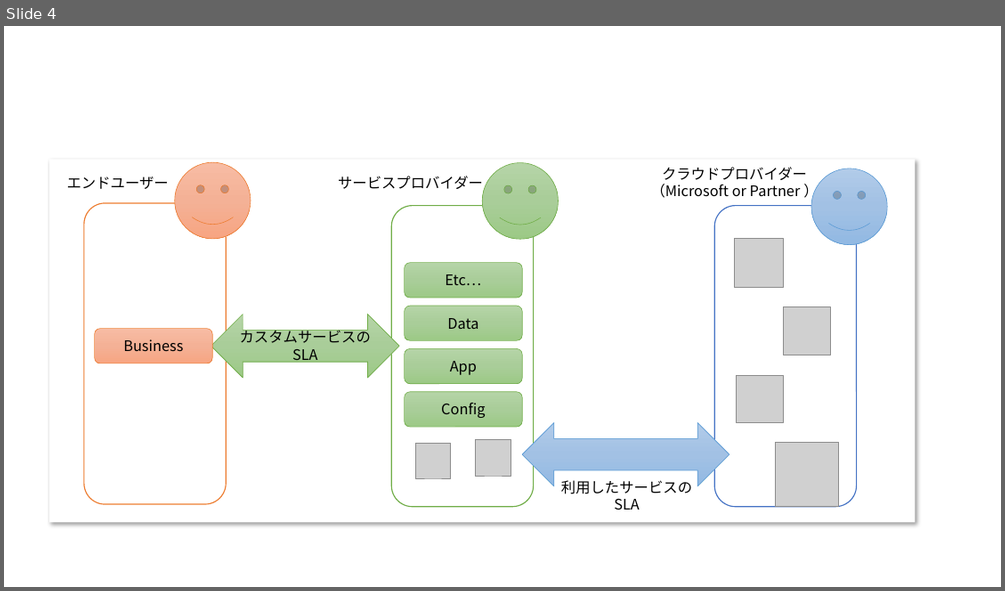
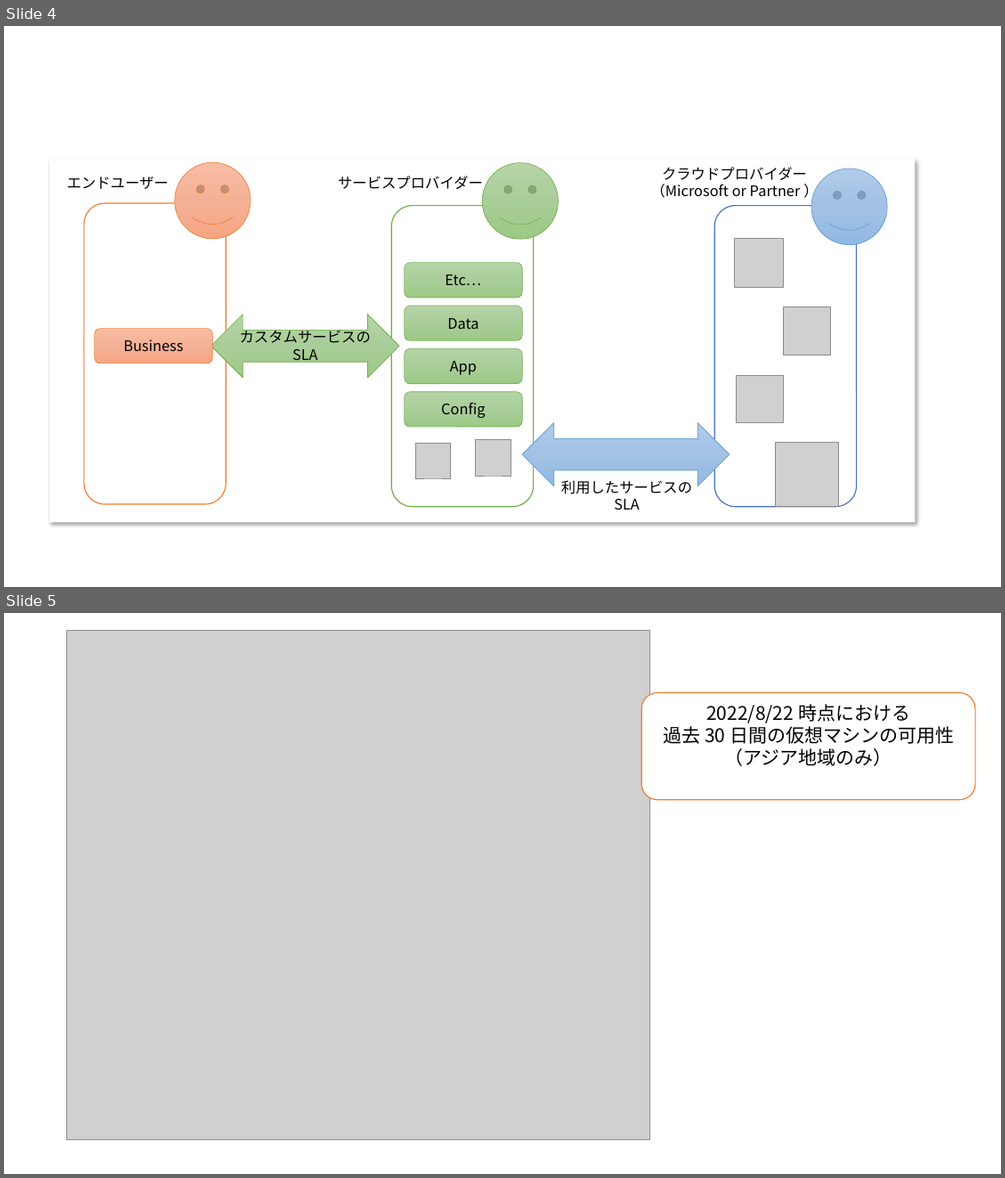
Before and after one commit to ayuina/ainaba-csa-blog, a slide deck: reliability-of-azure-based-services/images/figures.pptx. Shown one above the other, each under a label of ours: slide 4 before the commit, slides 4 and 5 after it. The pictures are 1005x591 and 1005x1178 pixels, drawn with LibreOffice and Linux fonts; fonts in the diff are those of the drawing; grey boxes stand for pictures. Boxes give left, top, right and bottom in pixels: in the first picture for what was removed or moved away, otherwise in the second. Text is boxed around its words. In the diff, an @@ line names an element or a change of style, - is before the commit and + after.

```diff
--- a/reliability-of-azure-based-services/images/figures.pptx
+++ b/reliability-of-azure-based-services/images/figures.pptx
@@ slide 5 added at (4,613,1001,1174), background #FFFFFF @@
@@ picture added at (67,630,650,1140) @@
@@ rounded rectangle added at (642,693,975,800), fill #FFFFFF, outline #ED7D31 1 pt, 18 pt, text #000000 @@
+2022/8/22 時点における
+過去 30 日間の仮想マシンの可用性
+（アジア地域のみ）
```
Also in this commit, not shown: 2 other files.
